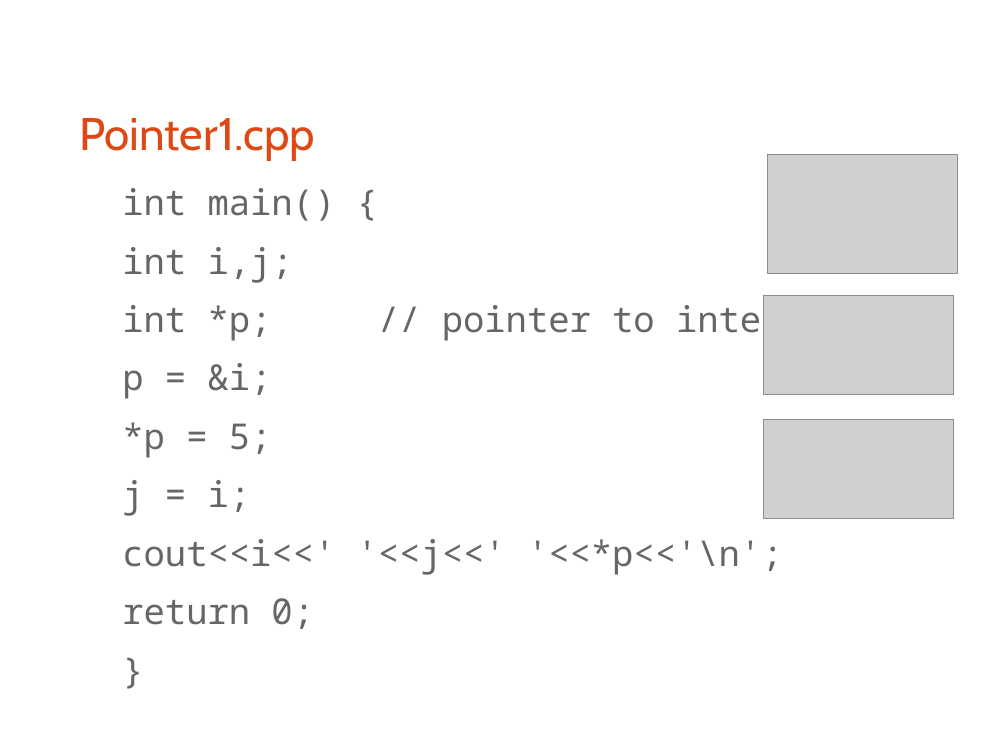
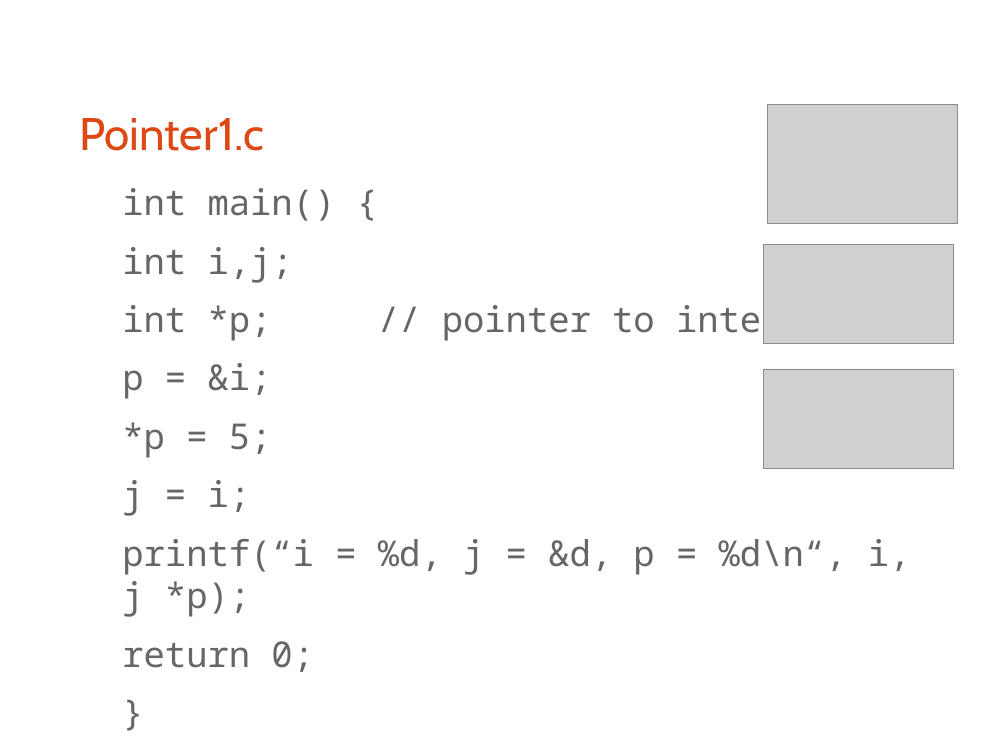
Before and after one commit to bagustris/prokom-tf, a slide deck: slide 20 of prokom4.odp (slide 21 before the commit). Drawn at 1008x756 pixels with LibreOffice and Linux fonts; fonts in the diff are those of the drawing; grey boxes stand for pictures. Boxes give left, top, right and bottom in pixels: in the first picture for what was removed or moved away, otherwise in the second. Text is boxed around its words. In the diff, an @@ line names an element or a change of style, - is before the commit and + after.

```diff
--- a/prokom4.odp
+++ b/prokom4.odp
@@ title at [79,118,264,151]: text changed @@
-Pointer1.cpp
+Pointer1.c
@@ 3 pictures: place and size @@
-3 pictures at [764,155,958,519]
+3 pictures at [764,104,958,468]
@@ text at [122,539,911,617]: text changed @@
-cout<<i<<' '<<j<<' '<<*p<<'\n';
+printf(“i = %d, j = &d, p = %d\n“, i, j *p);
```
Also in this commit, not shown: 12 other slides changed, 1 slide removed, 37 other files.
